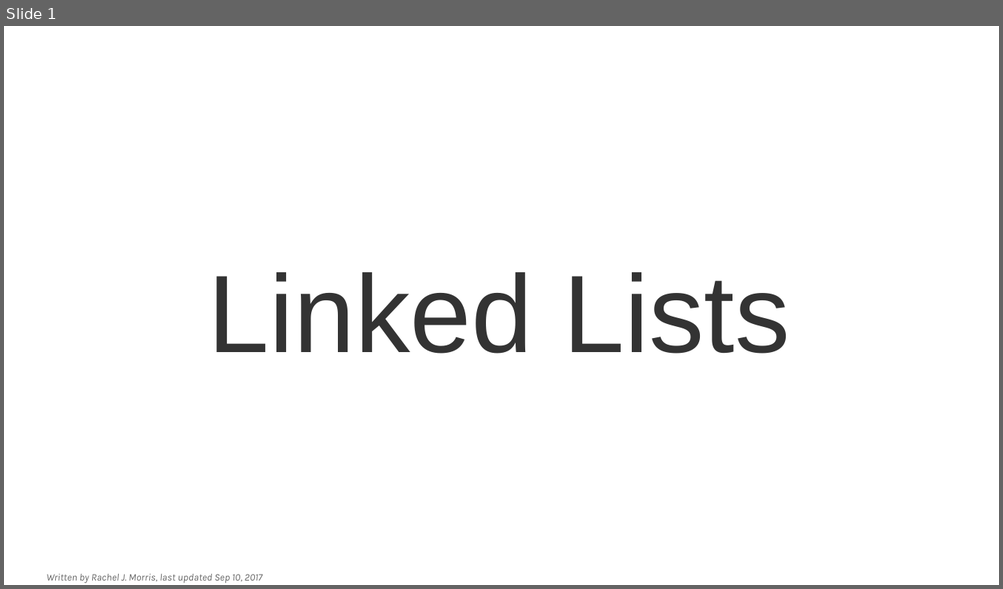
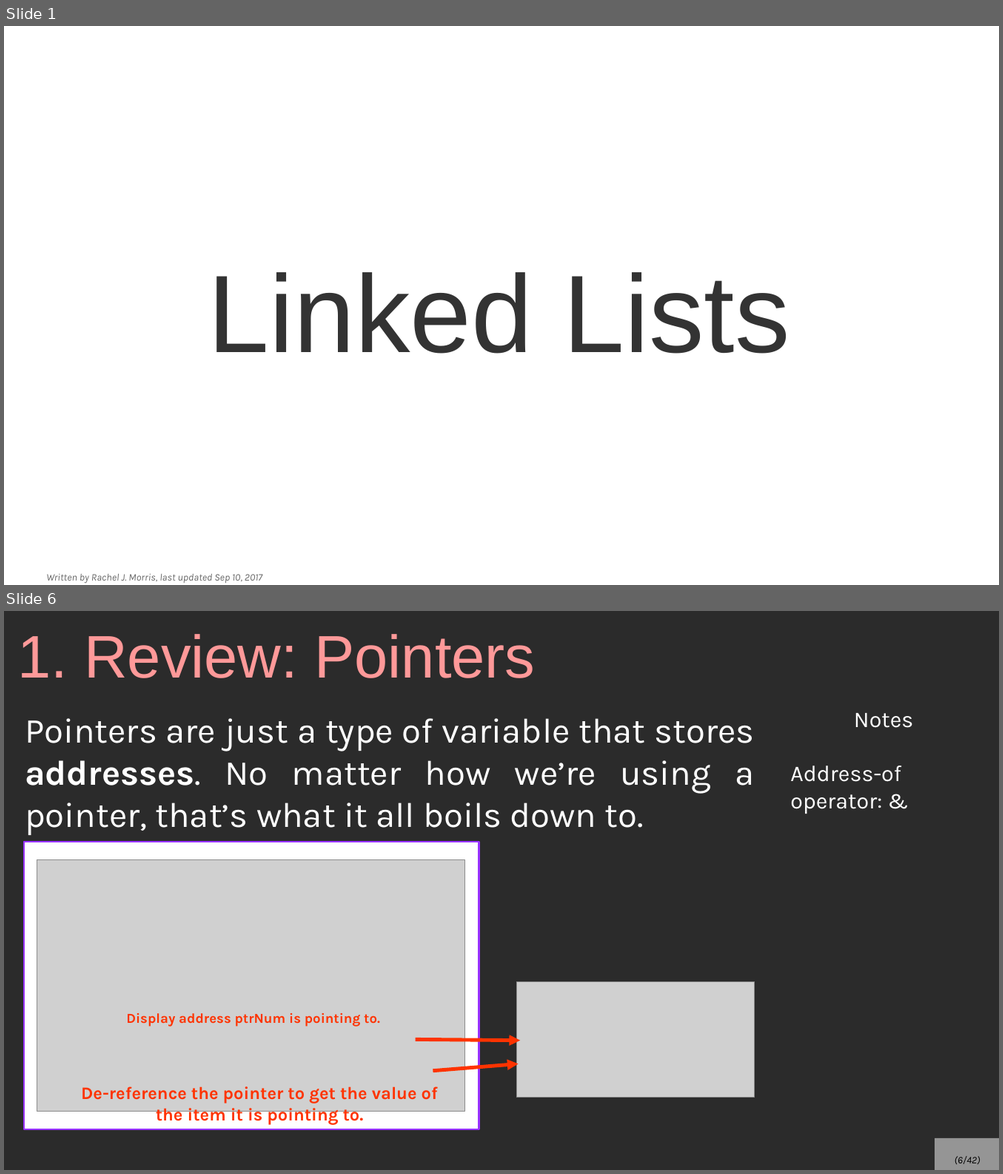
Before and after one commit to mariamhabib/CS250-Data-Structures, a slide deck: Lectures/7_Linked_Lists.odp. Shown one above the other, each under a label of ours: slide 1 before the commit, slides 1 and 6 after it; the slides between them are not shown. The pictures are 1003x589 and 1003x1174 pixels, drawn with LibreOffice and Linux fonts; fonts in the diff are those of the drawing; grey boxes stand for pictures; background and template pictures are left out; a plain dark background stands for a picture behind light text. Boxes give left, top, right and bottom in pixels: in the first picture for what was removed or moved away, otherwise in the second. Text is boxed around its words. In the diff, an @@ line names an element or a change of style, - is before the commit and + after.

```diff
--- a/Lectures/7_Linked_Lists.odp
+++ b/Lectures/7_Linked_Lists.odp
@@ slide 6 added at [4, 611, 999, 1170], background picture (left out) @@
@@ title added at [17, 634, 535, 678], 48 pt, text #FF9999 @@
+1. Review: Pointers
@@ text added at [25, 718, 754, 835], 28 pt, text #FFFFFF @@
+Pointers are just a type of variable that stores addresses. No matter how we’re using a pointer, that’s what it all boils down to.
@@ text added at [790, 713, 913, 814], 18 pt, text #FFFFFF @@
+Notes
+Address-of operator: &
@@ rectangle added at [24, 842, 479, 1130], fill #FFFFFF, outline #9933FF 1.45 pt @@
@@ picture added at [37, 860, 464, 1112] @@
@@ picture added at [517, 982, 755, 1097] @@
@@ text added at [126, 1014, 380, 1027], 11 pt, text #FF3300, bold @@
+Display address ptrNum is pointing to.
@@ arrow added from (415, 1039) to (521, 1041), #FF3300 2.89 pt @@
@@ arrow added from (432, 1071) to (518, 1064), #FF3300 2.89 pt @@
@@ text added at [81, 1087, 438, 1125], 14 pt, text #FF3300, bold @@
+De-reference the pointer to get the value of the item it is pointing to.
@@ page number added at [934, 1139, 999, 1170], fill #FFFFFF at 50% opacity, 8 pt, text #000000, italic @@
+(6/42)
```
Also in this commit, not shown: 1 slide changed, 38 other slides added, 2 slides removed.
